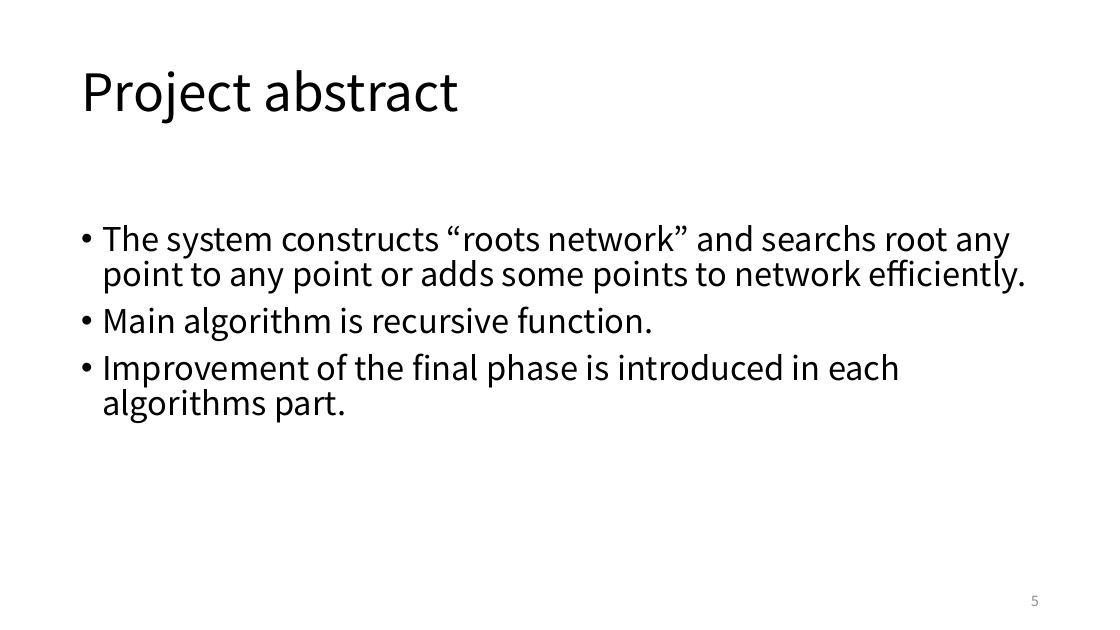
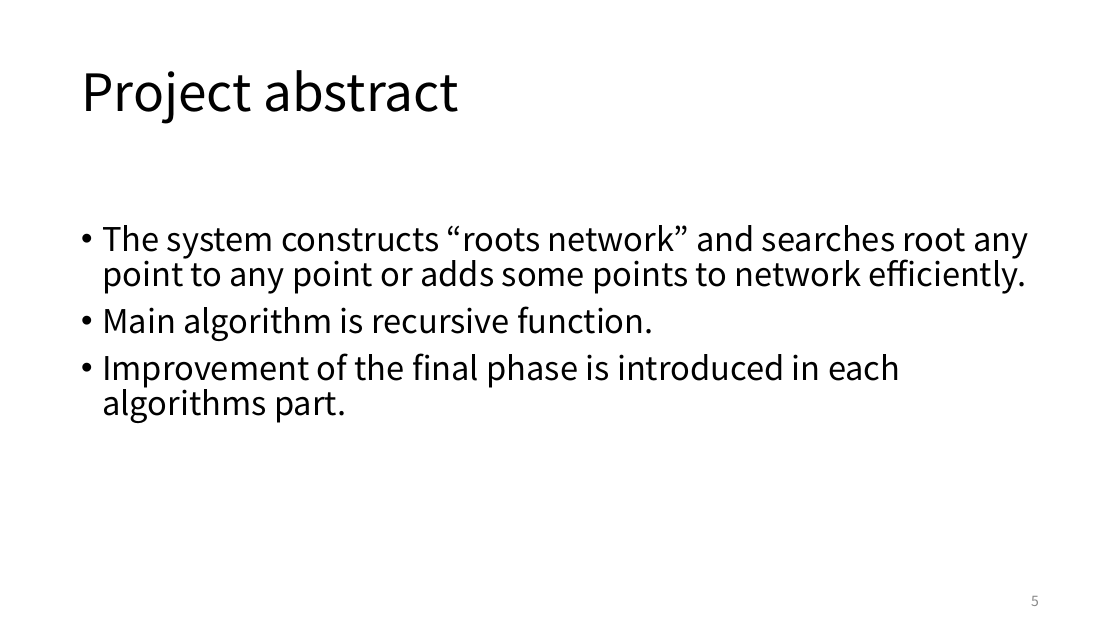
Before and after one commit to ie03-aizu-2019/ie03project-skys, a slide deck: slide 5 of final2.pptx. Drawn at 1120x630 pixels with LibreOffice and Linux fonts; fonts in the diff are those of the drawing. Boxes give left, top, right and bottom in pixels: in the first picture for what was removed or moved away, otherwise in the second. Text is boxed around its words. In the diff, an @@ line names an element or a change of style, - is before the commit and + after.

```diff
--- a/final2.pptx
+++ b/final2.pptx
@@ text at bbox=[102, 225, 1028, 294]: text changed @@
-• The system constructs “roots network” and searchs root any point to any point or adds some points to network efficiently.
+• The system constructs “roots network” and searches root any point to any point or adds some points to network efficiently.
```
Also in this commit, not shown: 3 other slides changed.
